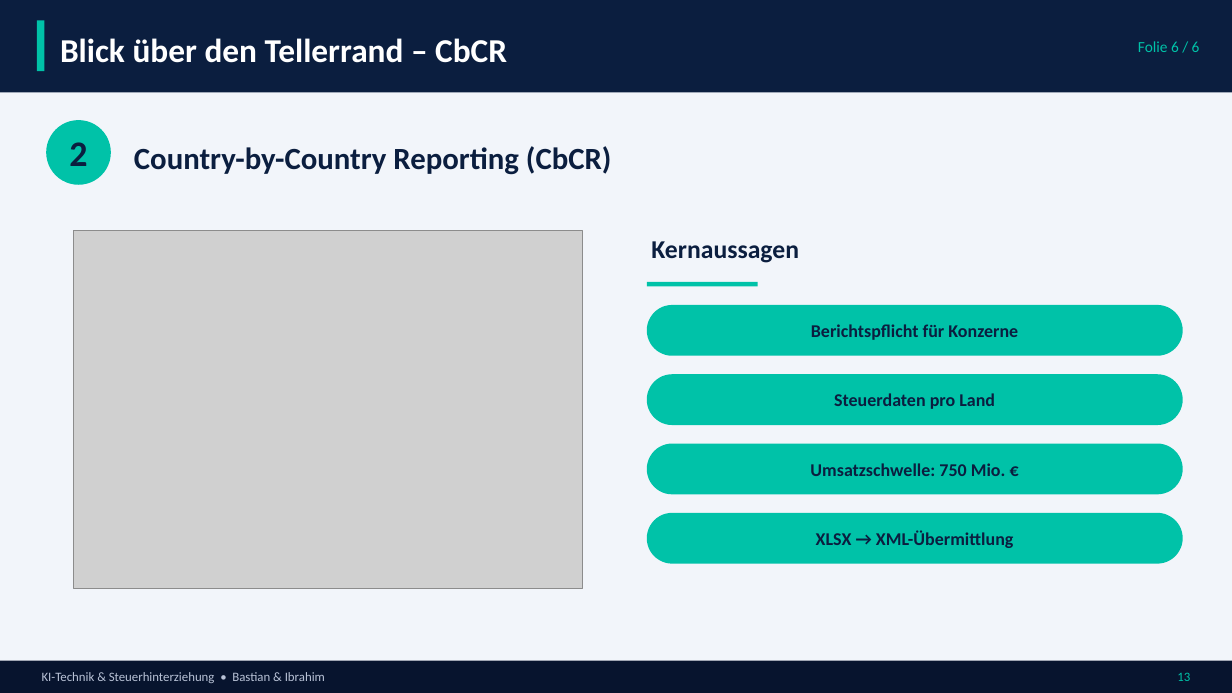
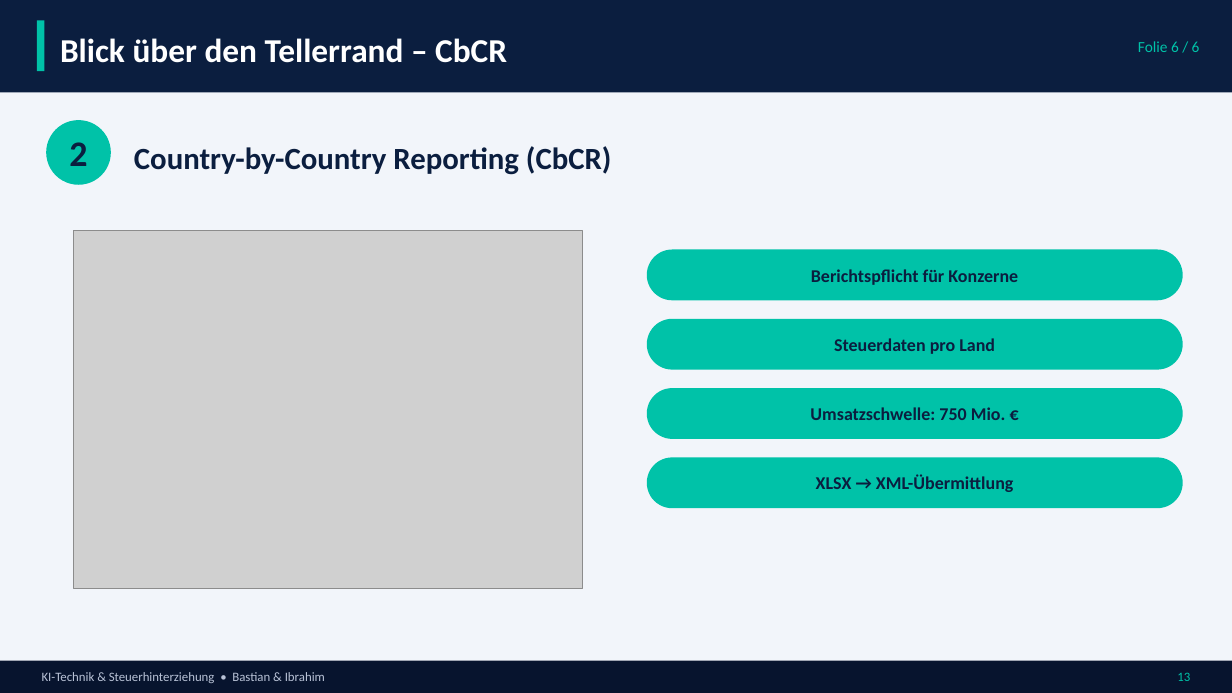
Before and after one commit to brahimkhaleel818-prog/claude-projekt, a slide deck: slide 13 of output/KI_Steuerhinterziehung_NEU.pptx. Drawn at 1232x693 pixels with LibreOffice and Linux fonts; fonts in the diff are those of the drawing; grey boxes stand for pictures. Boxes give left, top, right and bottom in pixels: in the first picture for what was removed or moved away, otherwise in the second. Text is boxed around its words. In the diff, an @@ line names an element or a change of style, - is before the commit and + after.

```diff
--- a/output/KI_Steuerhinterziehung_NEU.pptx
+++ b/output/KI_Steuerhinterziehung_NEU.pptx
@@ text removed at box(651, 241, 799, 263) @@
-Kernaussagen
@@ rectangle removed at box(647, 282, 758, 287) @@
@@ 4 rounded rectangles: place and size @@
-4 rounded rectangles at box(647, 305, 1183, 564)
+4 rounded rectangles at box(647, 250, 1183, 508)
```
Also in this commit, not shown: 7 other slides changed, 3 slides added, 1 other file.
